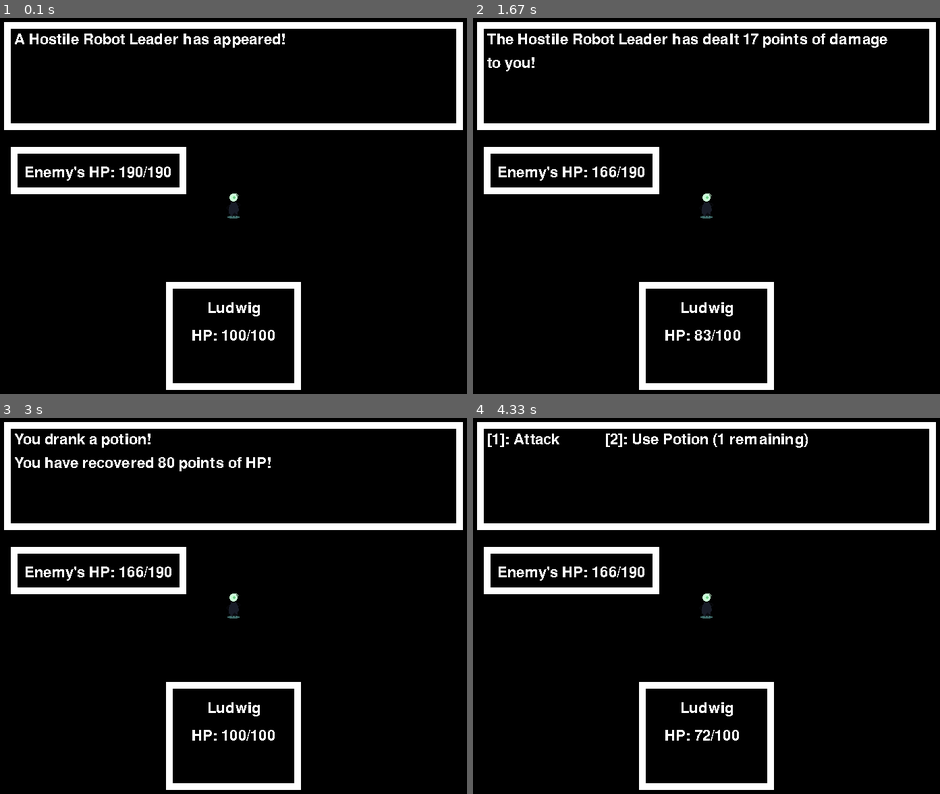
Above: before the commit, frames 1-4 (two rows, left to right).
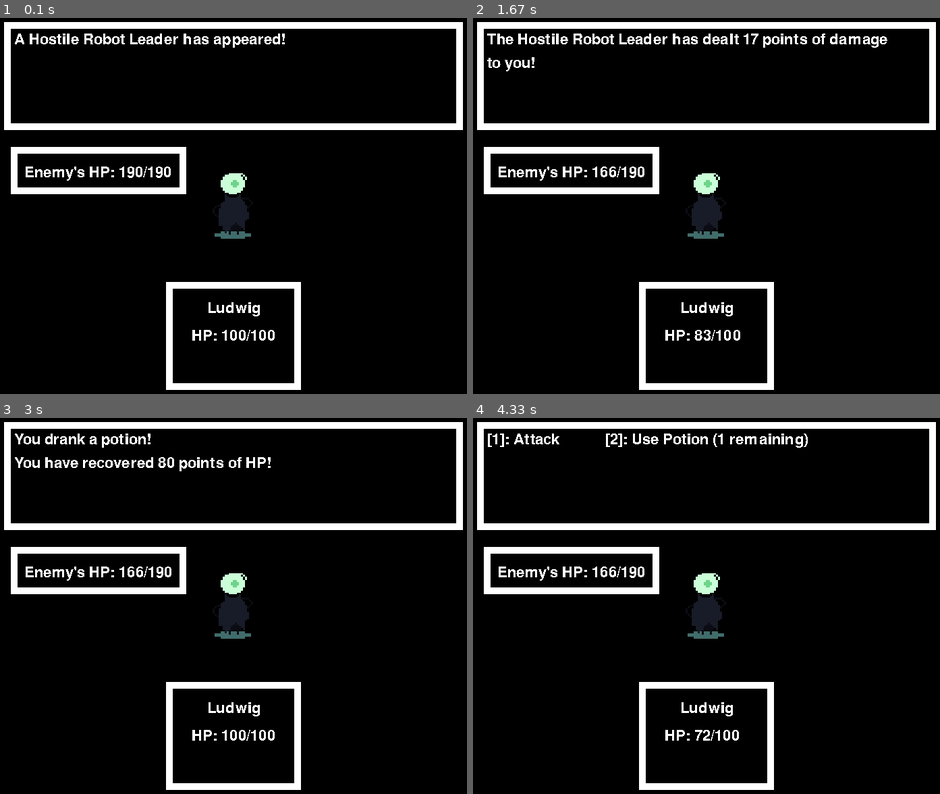
Above: after the commit, the same moments.

Repository: eduardoluis11/final-project-cs50-python
Game: pygame game, started from project.py
Two runs of this game, one before a commit and one after it. Both use one fixed random seed, a clock stepped at 60 frames per second and the inputs below.
Inputs:
- Up to frame 1 (0.1 s): no input
- Up to frame 2 (1.67 s): tap Z at 0.33, 1.07, 1.37, 1.57 s; tap 1 at 0.67 s
- Up to frame 3 (3 s): tap Z at 1.9, 2.2 s; tap 2 at 2.9 s
- Up to frame 4 (4.33 s): tap Z at 3.3, 3.63, 3.93 s

The runs differ from the first frame. In frame 1, 0.8% of the frame differs, in the area x 45-54%, y 41-59%; in frame 2, 0.8%; in frame 3, 0.8%; in frame 4, 0.8%.

Commit message:
Adjusted Sprite Size for Enemy (BUGFIX)
I changed the size of the new sprite that I'm using for the enemy. I also added a new coding tutorial to my credits.txt file.

Diff:
--- a/project.py
+++ b/project.py
@@ -261,7 +261,9 @@
 I added a sprite by Penusbmic from his "Sci-Fi Character Pack 8" at itch.io at
 https://penusbmic.itch.io/sci-fi-character-pack-8. The sprite used is called "The Storm Head Droid".
 
-
+How to scale a sprite to make it bigger in Pygame: you need to get the sprite, use the pygame.transform.scale()
+function to it, and put as parameters the variable with the sprite in it, the new width, and the new height (source:
+Coding With Russ on YouTube at https://youtu.be/Xzmpl5tnJnc?si=58Mj8YgG3SoqKEek&t=54 ).
 """
 import sys
 
@@ -288,7 +290,7 @@
 # This will add the game's title to the window's tab
 pygame.display.set_caption("Gold Standard")
 
-game_music = pygame.mixer.Sound("assets/audio/industrial-disaster-alberto-salinas.mp3")  # Game's music
+game_music = pygame.mixer.Sound("assets/audio/industrial-disaster-alberto-salinas-no-guitar.mp3")  # Game's music
 game_music.play(loops=-1)  # This plays the music, and makes it loop indefinitely
 
 """ Class that stores the properties for each character (both the player and the enemy).
@@ -367,7 +369,9 @@
 # This loads the enemy sprite, but doesn't render it yet (source:
 # https://youtu.be/AY9MnQ4x3zk?si=2sgfMIq-zyCv-eHx&t=2645).
 # EDIT LATER, since I'm using a PLACEHOLDER sprite.
-enemy_surface = pygame.image.load('assets/images/sprites/enemy-sprite-penusbmic.png').convert_alpha()
+enemy_surface_small_sprite = pygame.image.load('assets/images/sprites/enemy-sprite-penusbmic.png').convert_alpha()
+# This scales the sprite to make it bigger
+enemy_surface = pygame.transform.scale(enemy_surface_small_sprite, (70, 110))
 
 # This creates a rectangle for the enemy sprite's surface. I will place it around the center of the screen.
 enemy_rectangle = enemy_surface.get_rect(center=(360, 288))
Not shown, changed: credits.txt
Not shown, added: assets/audio/industrial-disaster-alberto-salinas-no-guitar.mp3
Not shown, removed: assets/audio/industrial-disaster-alberto-salinas.mp3
